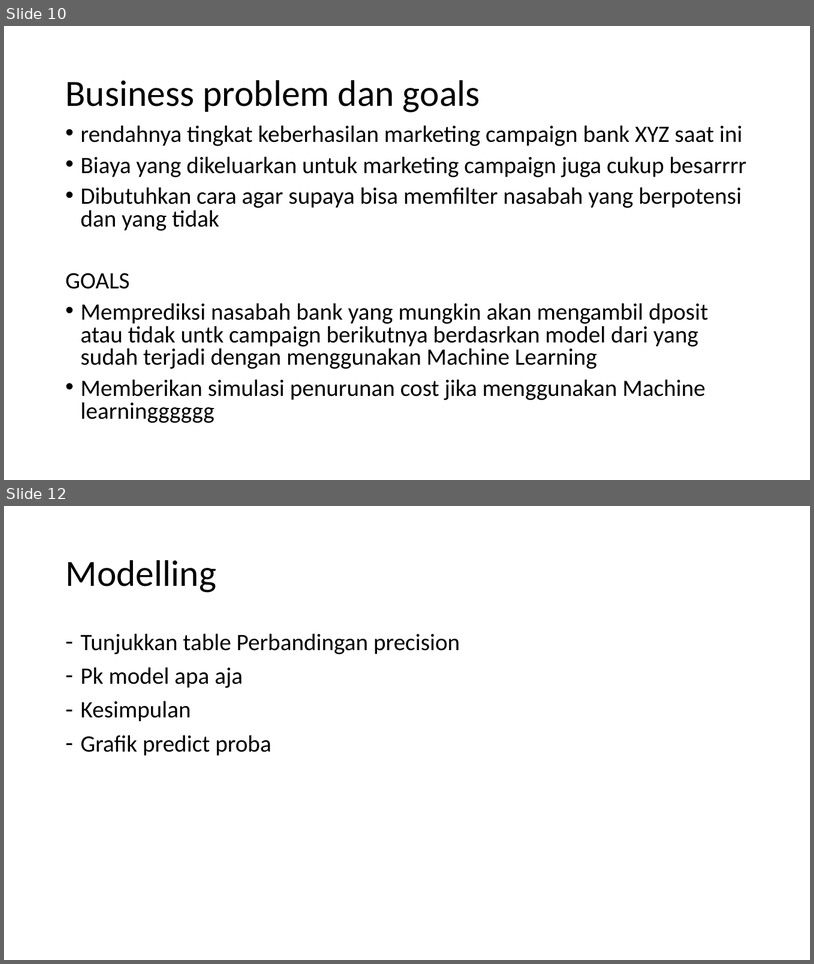
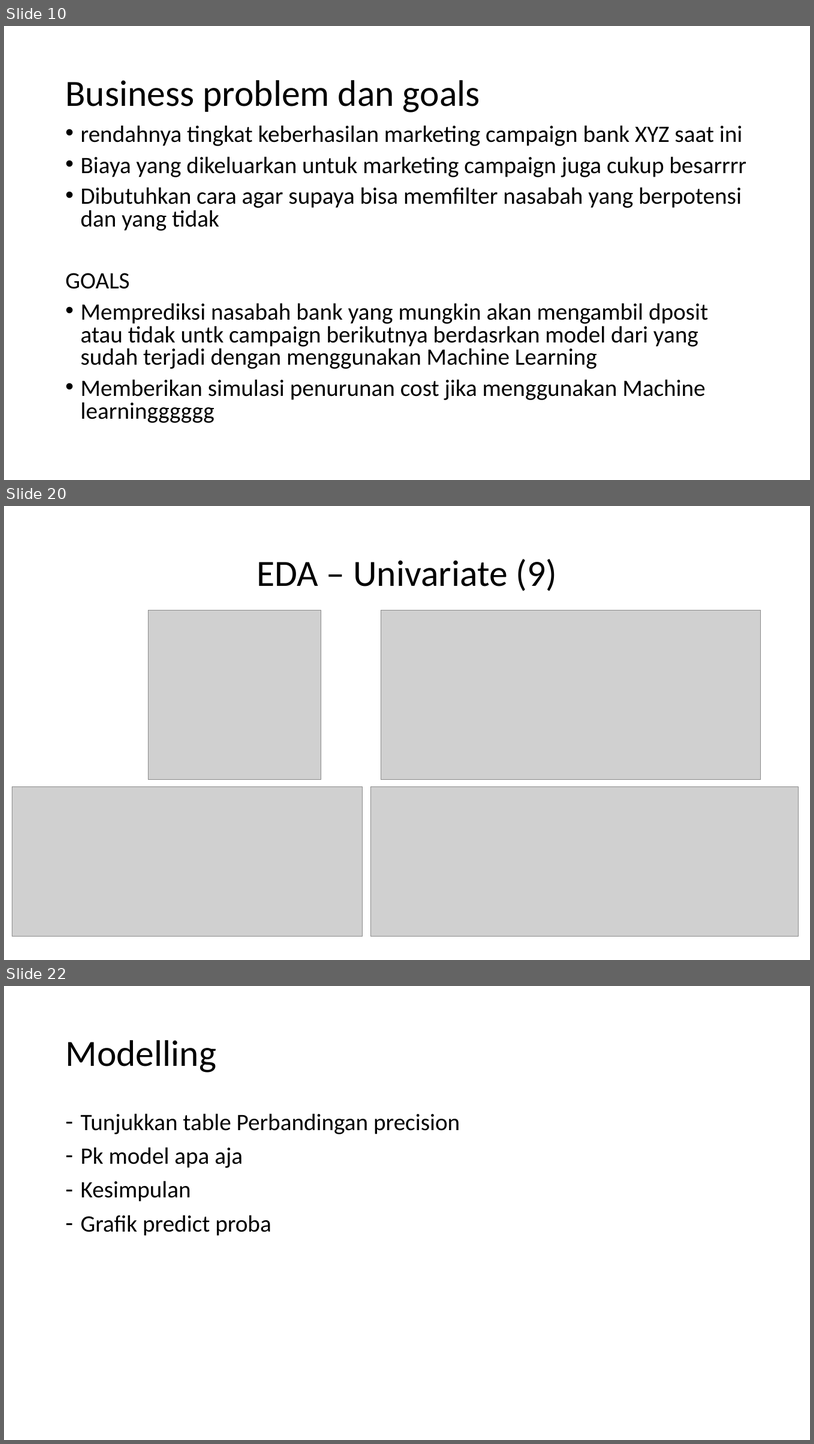
Before and after one commit to abdullahayas123/Tes-Model-Marketing-Scipy, a slide deck: Skenario Kesimpulan.pptx. Shown one above the other, each under a label of ours: slides 10 and 12 before the commit, slides 10, 20 and 22 after it; the slides between them are not shown. The pictures are 814x964 and 814x1444 pixels, drawn with LibreOffice and Linux fonts; fonts in the diff are those of the drawing; grey boxes stand for pictures. Boxes give left, top, right and bottom in pixels: in the first picture for what was removed or moved away, otherwise in the second. Text is boxed around its words. In the diff, an @@ line names an element or a change of style, - is before the commit and + after.

```diff
--- a/Skenario Kesimpulan.pptx
+++ b/Skenario Kesimpulan.pptx
@@ slide 20 added at (x1=4, y1=506, x2=810, y2=960), background #FFFFFF @@
@@ title added at (x1=257, y1=559, x2=558, y2=591), 44 pt, text #000000 @@
+EDA – Univariate (9)
@@ picture added at (x1=148, y1=610, x2=321, y2=779) @@
@@ picture added at (x1=381, y1=610, x2=761, y2=779) @@
@@ picture added at (x1=12, y1=787, x2=363, y2=936) @@
@@ picture added at (x1=371, y1=787, x2=799, y2=936) @@
@@ what was slide 12 is now slide 22 @@
```
Also in this commit, not shown: 10 other slides added, 1 slide removed, 26 other files.
